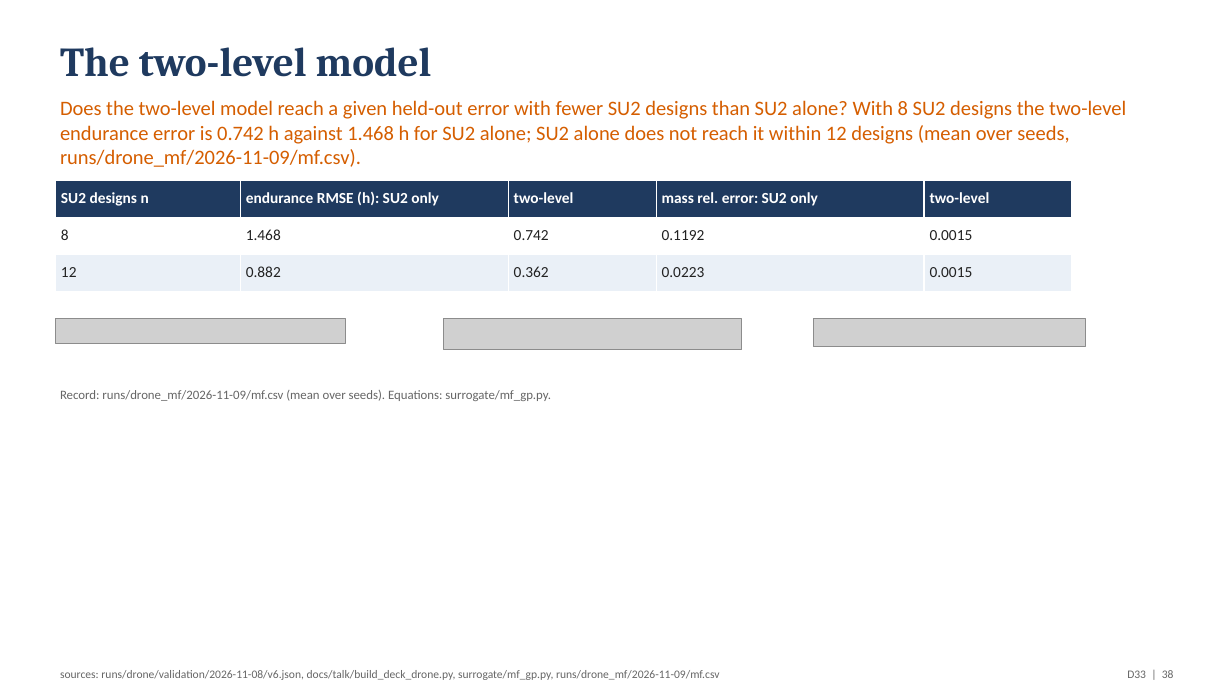
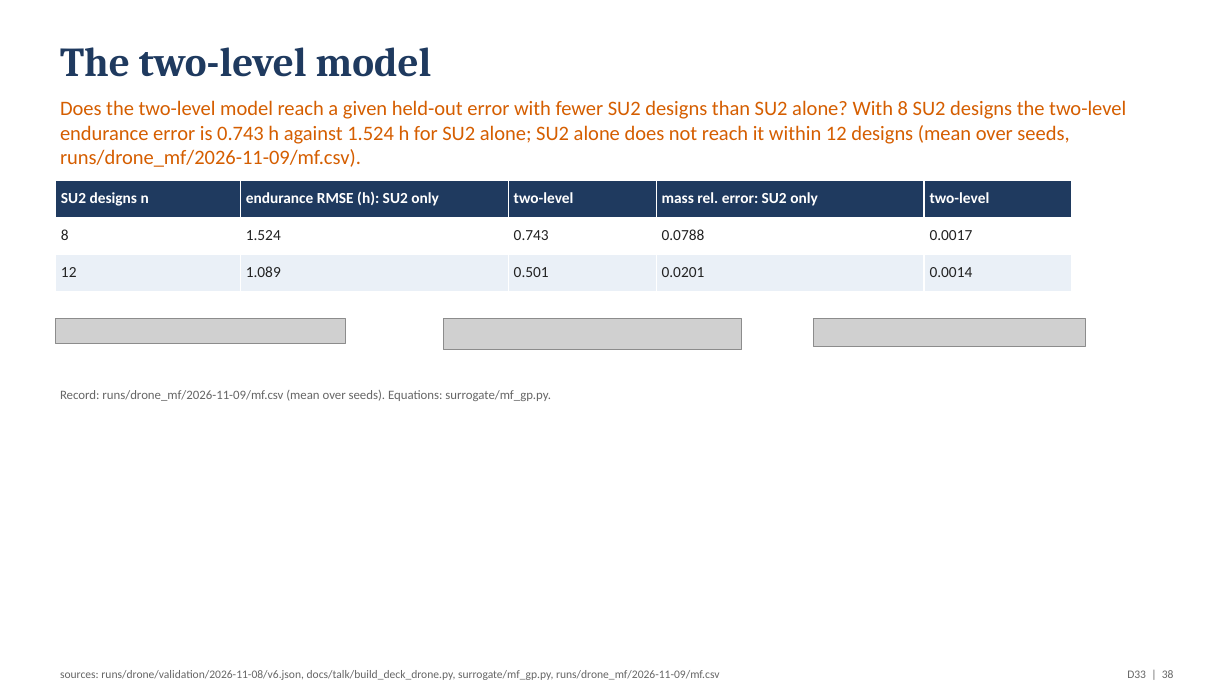
Before and after one commit to emarinhoss/ai-engineering, a slide deck: slide 38 of docs/talk/deck_drone.pptx. Drawn at 1232x693 pixels with LibreOffice and Linux fonts; fonts in the diff are those of the drawing; grey boxes stand for pictures. Boxes give left, top, right and bottom in pixels: in the first picture for what was removed or moved away, otherwise in the second. Text is boxed around its words. In the diff, an @@ line names an element or a change of style, - is before the commit and + after.

```diff
--- a/docs/talk/deck_drone.pptx
+++ b/docs/talk/deck_drone.pptx
@@ text at [60,100,1126,167]: text changed @@
-Does the two-level model reach a given held-out error with fewer SU2 designs than SU2 alone? With 8 SU2 designs the two-level endurance error is 0.742 h against 1.468 h for SU2 alone; SU2 alone does not reach it within 12 designs (mean over seeds, runs/drone_mf/2026-11-09/mf.csv).
+Does the two-level model reach a given held-out error with fewer SU2 designs than SU2 alone? With 8 SU2 designs the two-level endurance error is 0.743 h against 1.524 h for SU2 alone; SU2 alone does not reach it within 12 designs (mean over seeds, runs/drone_mf/2026-11-09/mf.csv).
@@ table at [55,180,1072,291] @@
-row 2: 8 | 1.468 | 0.742 | 0.1192 | 0.0015
+row 2: 8 | 1.524 | 0.743 | 0.0788 | 0.0017
-row 3: 12 | 0.882 | 0.362 | 0.0223 | 0.0015
+row 3: 12 | 1.089 | 0.501 | 0.0201 | 0.0014
```
Also in this commit, not shown: 10 other slides changed, 5 other files.
